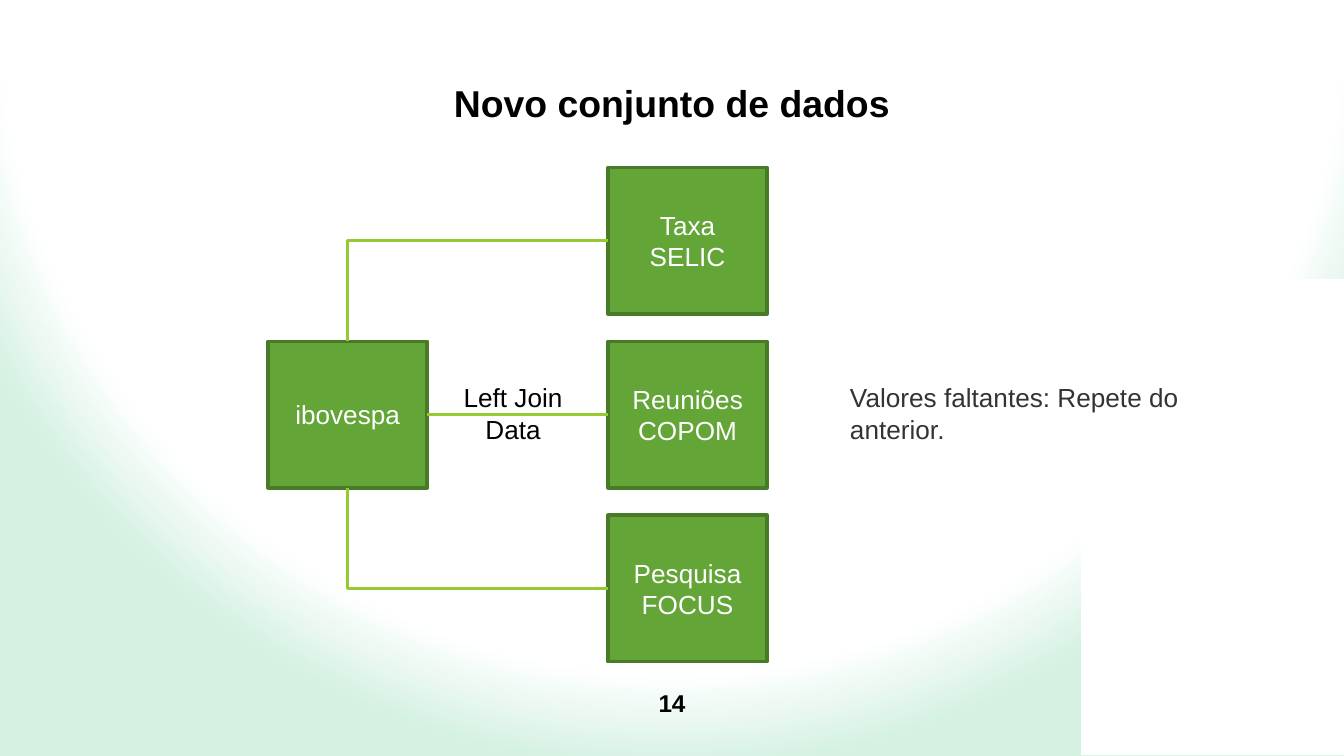
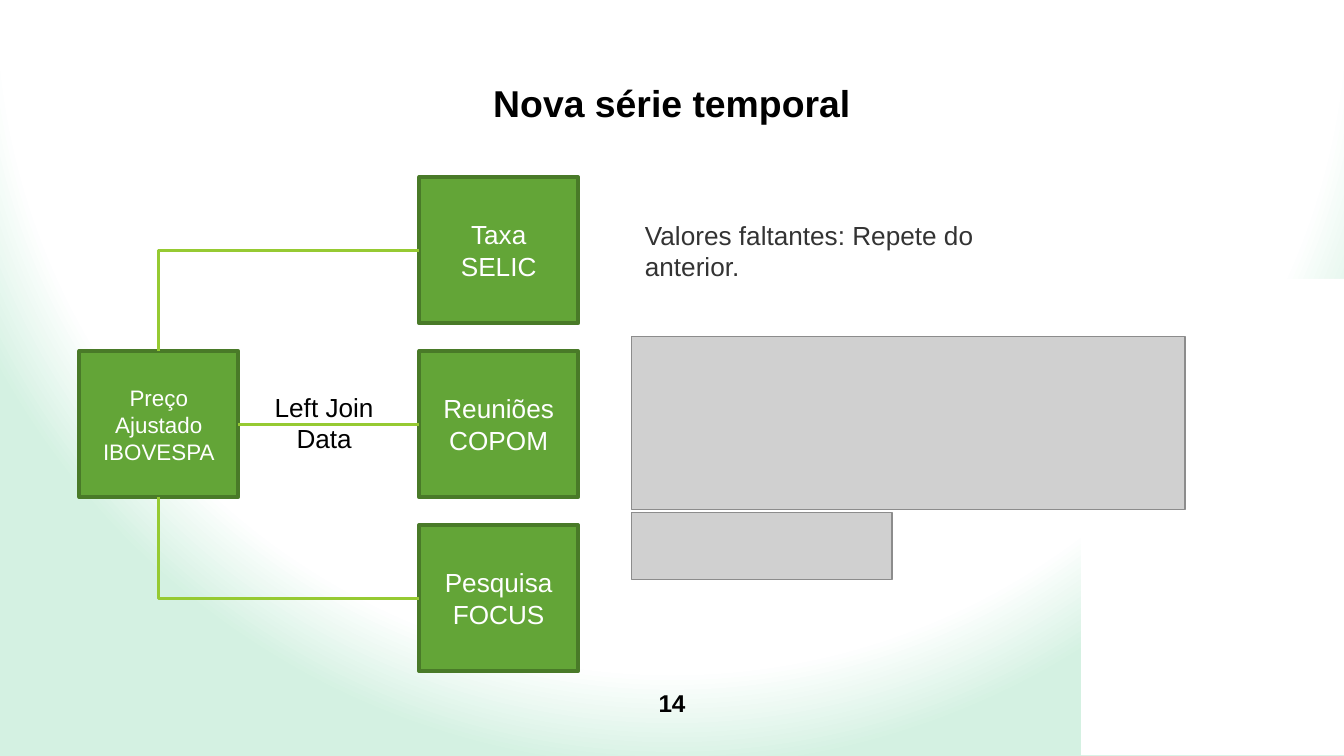
Before and after one commit to asantos2000/caderno-bd, a slide deck: slide 14 of pics/11 - BigDataAnalytics - ANDERSON.pptx. Drawn at 1344x756 pixels with LibreOffice and Linux fonts; fonts in the diff are those of the drawing; grey boxes stand for pictures; background and template pictures are left out. Boxes give left, top, right and bottom in pixels: in the first picture for what was removed or moved away, otherwise in the second. Text is boxed around its words. In the diff, an @@ line names an element or a change of style, - is before the commit and + after.

```diff
--- a/pics/11 - BigDataAnalytics - ANDERSON.pptx
+++ b/pics/11 - BigDataAnalytics - ANDERSON.pptx
@@ title at <box>493,89,851,124</box>: text changed @@
-Novo conjunto de dados
+Nova série temporal
@@ text "Valores faltantes: Repete do anterior.": place and size @@
-text "Valores faltantes: Repete do anterior." at <box>850,388,1178,440</box>
+text "Valores faltantes: Repete do anterior." at <box>645,226,973,277</box>
@@ 4 rectangles, 2 elbow lines, 1 text, 1 line: place and size @@
-4 rectangles, 2 elbow lines, 1 text, 1 line at <box>269,168,766,661</box>
+4 rectangles, 2 elbow lines, 1 text, 1 line at <box>79,177,578,672</box>
@@ picture added at <box>632,337,1185,511</box> @@
@@ text in rectangle at <box>103,390,214,460</box>: text changed; size 14 to 12 pt @@
-ibovespa
+Preço Ajustado
+IBOVESPA
@@ picture added at <box>632,512,892,579</box> @@
```
Also in this commit, not shown: 11 other slides changed, 1 other file.
